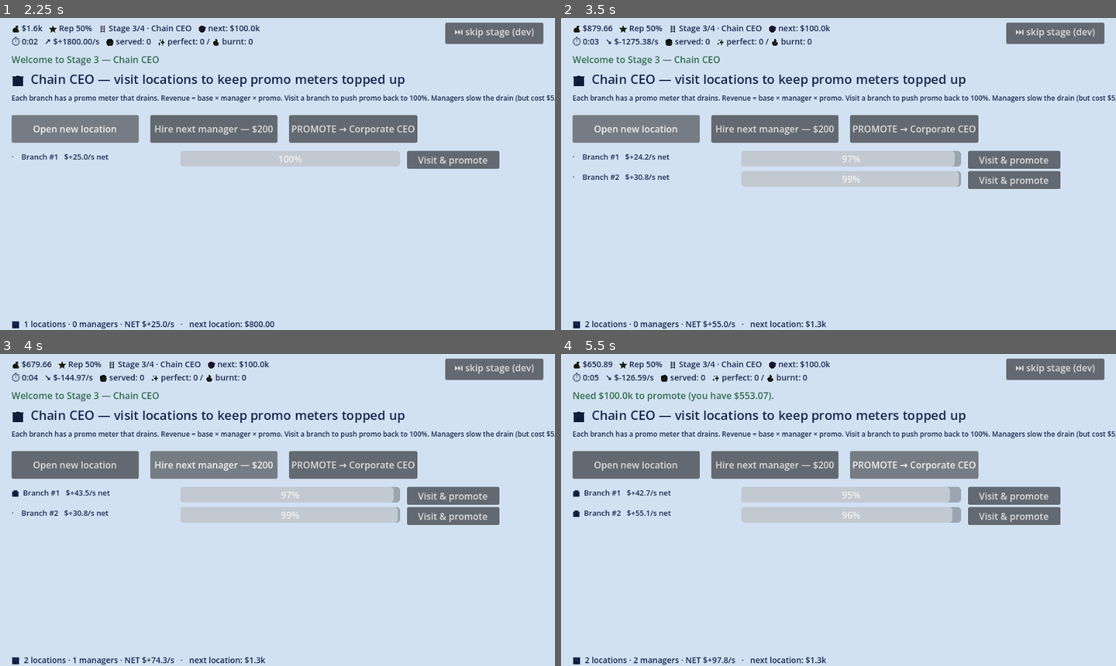
Above: before the commit, frames 1-4 (two rows, left to right).
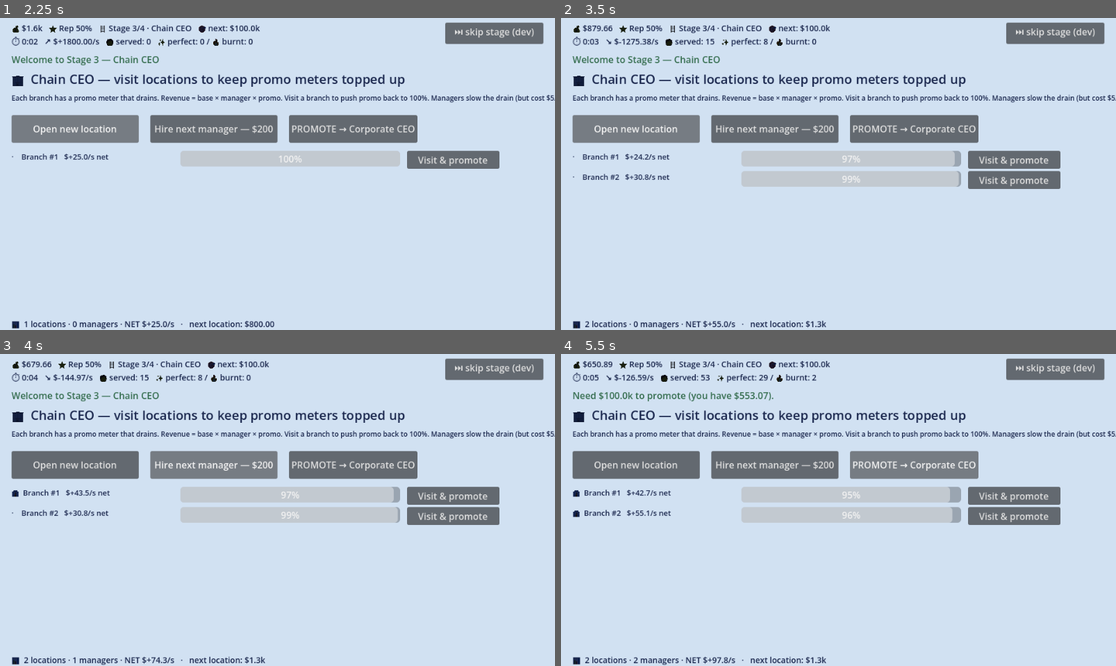
Above: after the commit, the same moments.

Repository: Bommelcode/marchyparchy
Game: Godot game, scene res://scenes/main.tscn
Same seed, same stepped clock (60 frames per second), same inputs: the game is played once before the commit and once after it.
Inputs:
- Up to frame 1 (2.25 s): click "⏭ skip stage (dev)" at 0.5 s; click "⏭ skip stage (dev)" at 1.25 s; click "Open new location" at 2 s
- Up to frame 2 (3.5 s): click "Open new location" at 2.75 s
- Up to frame 3 (4 s): click "Hire next manager — $200" at 3.5 s
- Up to frame 4 (5.5 s): click "Hire next manager — $200" at 4.25 s; click "PROMOTE → Corporate CEO" at 5 s

Frame 1 is identical in both runs. In frame 2, 0.3% of the frame differs, in the area x 26-47%, y 6-10%; in frame 3, 0.3%; in frame 4, 0.3%.

Commit message:
Track served / perfect / burnt cups across all stages
Counters were stage-1 only; now stages 2–4 also contribute. Each
stage's tick records cups via a shared _record_cups helper:

- Stage 2: 1 cup/sec per barista. Perfect rate scales with machine
  health (45–75%); burnt rate inverse (5–15%).
- Stage 3: cups derived from gross revenue at ~$5/cup avg. Baseline
  55% perfect, 5% burnt — chains run smoothly.
- Stage 4: cups derived from gross revenue at ~$8/cup blended.
  Perfect rate tilts with morale; burnt 5%.

Counters are floats internally (rates produce fractional contributions)
but rendered as ints in the HUD.

Diff:
--- a/scripts/main.gd
+++ b/scripts/main.gd
@@ -12,17 +12,17 @@
 var stage: int = 1
 var money: float = 0.0
 var rep: float = 0.5
-var customers_served: int = 0
 var won: bool = false
 
-# --- universal metrics ---
+# --- universal metrics (cups counted as floats, displayed as ints) ---
 var session_start_msec: int = 0
 var current_rate: float = 0.0
 var money_last_tick: float = 0.0
-var s1_perfect: int = 0
-var s1_good: int = 0
-var s1_mediocre: int = 0
-var s1_burnt: int = 0
+var customers_served: float = 0.0
+var total_perfect: float = 0.0
+var total_good: float = 0.0
+var total_mediocre: float = 0.0
+var total_burnt: float = 0.0
 
 # --- stage 1 (office) ---
 var beans: int = 10
@@ -249,7 +249,8 @@
 	var rate_sign: String = "↗" if current_rate >= 0.0 else "↘"
 	hud_label.text = "💰 $%s   ⭐ Rep %d%%   🪜 Stage %d/4 · %s   🎯 next: $%s\n⏱ %d:%02d   %s $%+.2f/s   🧑 served: %d   ✨ perfect: %d / 🔥 burnt: %d" % [
 		_fmt_money(money), int(rep * 100.0), stage, STAGE_NAMES[stage], _fmt_money(STAGE_GOALS[stage]),
-		mm, ss, rate_sign, current_rate, customers_served, s1_perfect, s1_burnt,
+		mm, ss, rate_sign, current_rate,
+		int(customers_served), int(total_perfect), int(total_burnt),
 	]
 
 
@@ -257,6 +258,17 @@
 	current_rate = money - money_last_tick
 	money_last_tick = money
 	_refresh_hud()
+
+
+func _record_cups(count: float, perfect_rate: float, burnt_rate: float) -> void:
+	if count <= 0.0:
+		return
+	customers_served += count
+	total_perfect += count * perfect_rate
+	total_burnt += count * burnt_rate
+	# the rest are split between good/mediocre — not separately tracked in late stages
+	total_good += count * (1.0 - perfect_rate - burnt_rate) * 0.7
+	total_mediocre += count * (1.0 - perfect_rate - burnt_rate) * 0.3
 
 
 func _dev_skip_stage() -> void:
@@ -399,27 +411,27 @@
 		"perfect":
 			revenue = float(base_price) + float(max_tip) * 1.4
 			q_delta = 0.05
-			s1_perfect += 1
+			total_perfect += 1.0
 			msg = "✨ Perfect %s — $%d (incl. tip)" % [String(drink["name"]), int(revenue)]
 		"good":
 			revenue = float(base_price) + float(max_tip) * 0.6
 			q_delta = 0.01
-			s1_good += 1
+			total_good += 1.0
 			msg = "👍 Decent %s — $%d" % [String(drink["name"]), int(revenue)]
 		"mediocre":
 			revenue = float(base_price) * 0.5
 			q_delta = -0.04
 			defect_chance = 0.10
-			s1_mediocre += 1
+			total_mediocre += 1.0
 			msg = "😐 Meh %s — $%d (no tip)" % [String(drink["name"]), int(revenue)]
 		_:  # "burnt"
 			revenue = 0.0
 			q_delta = -0.08
 			defect_chance = 0.30
-			s1_burnt += 1
+			total_burnt += 1.0
 			msg = "🔥 Burnt the %s — refund." % String(drink["name"])
 	money += revenue
-	customers_served += 1
+	customers_served += 1.0
 	quality = clampf(quality + q_delta, 0.0, 1.0)
 	rep = quality
 	if defect_chance > 0.0 and randf() < defect_chance and defected < OFFICE_SIZE:
@@ -997,15 +1009,26 @@
 			machine_calibration = clampf(machine_calibration - MACHINE_DRIFT_CALIB, 0.0, 1.0)
 			machine_pressure = clampf(machine_pressure + randf_range(-0.04, 0.015), 0.0, 1.0)
 			money += _stage_2_revenue_per_sec()
+			# baristas serve ~1 cup/s each; quality follows machine health
+			var s2_health: float = _stage_2_machine_health()
+			_record_cups(
+				float(baristas),
+				0.45 + 0.30 * s2_health,   # perfect rate: 45–75%
+				maxf(0.02, 0.15 - 0.10 * s2_health),  # burnt rate: 5–15%
+			)
 			_refresh_stage_2_ui()
 		3:
 			var total_net: float = 0.0
+			var total_gross: float = 0.0
 			for loc in locations:
 				var managed: bool = bool(loc.get("manager", false))
 				var drain: float = PROMO_DRAIN_MANAGED if managed else PROMO_DRAIN_BASE
 				loc["promotion"] = clampf(float(loc.get("promotion", 0.0)) - drain, 0.0, 1.0)
 				total_net += _location_net_revenue(loc)
+				total_gross += _location_gross_revenue(loc)
 			money += total_net
+			# cups derived from gross at ~$5/cup; chains run smoothly
+			_record_cups(total_gross / 5.0, 0.55, 0.05)
 			_refresh_stage_3_ui()
 		4:
 			if strike_seconds > 0:
@@ -1030,6 +1053,9 @@
 			# slow morale recovery
 			morale = clampf(morale + 0.005, 0.0, 1.0)
 			money += _stage_4_net_revenue()
+			# corporate scale: cups derived from gross at ~$8/cup blended
+			var s4_perfect_rate: float = 0.45 + 0.10 * morale  # morale tilts perfect rate
+			_record_cups(_stage_4_gross_revenue() / 8.0, s4_perfect_rate, 0.05)
 			_check_win()
 			_refresh_stage_4_ui()
 	_refresh_hud()
